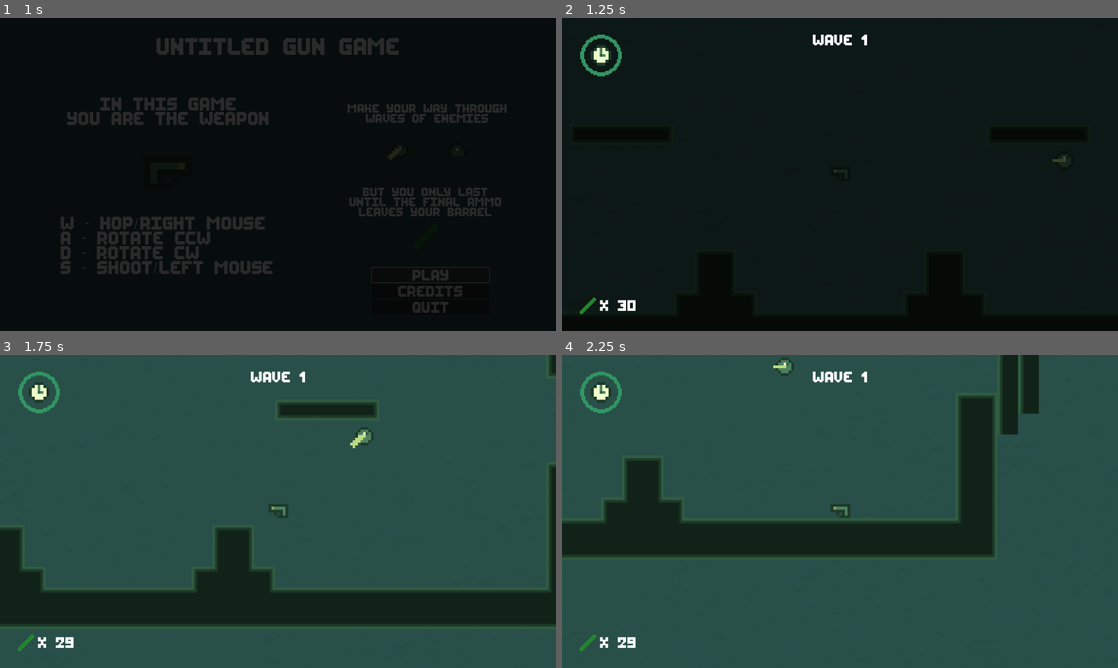
Above: before the commit, frames 1-4 (two rows, left to right).
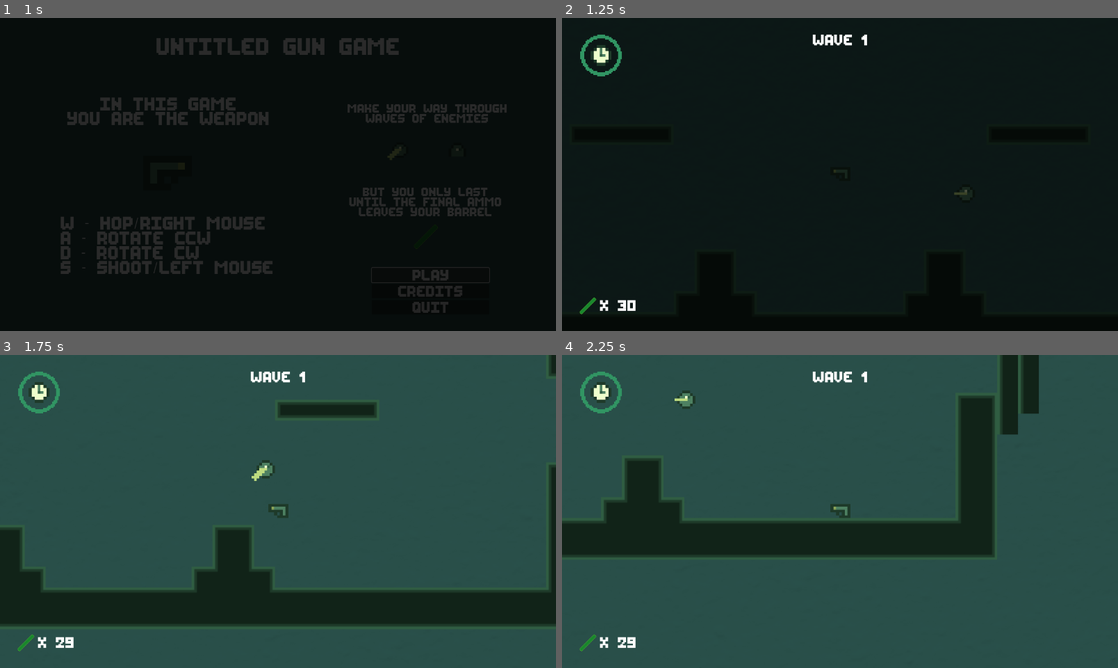
Above: after the commit, the same moments.

Repository: 20akshay00/GMTK2023
Game: Godot game, scene res://menu.tscn
The game is run twice, just before and just after one commit, with the same random seed, the same clock (stepped at 60 frames per second) and the same inputs.
Inputs:
- Up to frame 1 (1 s): click "Play" at 0.5 s
- Up to frame 2 (1.25 s): no input
- Up to frame 3 (1.75 s): tap S (shoot) at 1.35 s; tap W (hop) at 1.52 s
- Up to frame 4 (2.25 s): tap A (rotate_ccw) at 2.1 s

Frame 1 is identical in both runs. In frame 2, less than 0.1% of the frame differs, in the area x 70-91%, y 44-57%; in frame 3, 0.3%, in the area x 45-68%, y 23-41%; in frame 4, 0.3%.

Commit message:
fix wave change bug

Diff:
--- /dev/null
+++ b/Enemies.gd
@@ -0,0 +1,7 @@
+extends Node2D
+
+signal enemies_cleared
+
+func _check_if_empty():
+	if len(get_children()) == 1:
+		enemies_cleared.emit()
--- a/FlyingSpawner.gd
+++ b/FlyingSpawner.gd
@@ -9,7 +9,6 @@
 		var pos : Vector2 = spawners[randi() % spawners.size()].position
 		var enemy = enemy_scene.instantiate()
 		enemy.position = pos
-		add_child(enemy)
 		get_parent().get_node("Enemies").add_child(enemy)
 
 		$Timer.start()
--- a/crawling_enemy.gd
+++ b/crawling_enemy.gd
@@ -17,6 +17,7 @@
 
 func _process(_delta: float) -> void:
 	if health <= 0 and not $GPUParticles2D.emitting and sprite.modulate.a == 0.:
+		get_parent()._check_if_empty()
 		queue_free()
 
 	if dir == -1:
--- a/flying_enemy.gd
+++ b/flying_enemy.gd
@@ -19,6 +19,7 @@
 
 func _process(_delta: float) -> void:
 	if health <= 0 and not $GPUParticles2D.emitting and sprite.modulate.a == 0.:
+		get_parent()._check_if_empty()
 		queue_free()
 
 	if dir == -1:
--- a/gun.gd
+++ b/gun.gd
@@ -3,7 +3,6 @@
 signal ammo_changed
 signal slowmo_started
 signal slowmo_ended
-signal enemy_killed
 
 @export var recoil_strength : float = 1000.
 @export var rotation_strength_low : float = 100.
@@ -44,11 +43,11 @@
 
 		if bullet.is_colliding() and bullet.get_collider().has_method("hit"):
 			var enemy = bullet.get_collider()
+			enemy.hit()
+
 			if enemy.health == 1:
 				Globals.ammo += enemy.ammo_boost
-				enemy_killed.emit()
 				ammo_changed.emit()
-			enemy.hit()
 
 		if Globals.ammo == 0:
 			var tween = get_tree().create_tween()
--- a/level.gd
+++ b/level.gd
@@ -22,8 +22,7 @@
 	$FlyingSpawner.spawn(crawling_enemy)
 
 	var tween = get_tree().create_tween()
-	tween.tween_property($UI/WaveLabel, "text",  str("Wave ", Globals.wave), 2)
+	tween.tween_property($UI/WaveLabel, "text",  str("Wave ", Globals.wave), 1)
 
-func _process(_delta : float):
-	if $Enemies.get_children().size() == 0:
-		generate_wave()
+func _on_enemies_enemies_cleared() -> void:
+	generate_wave()
--- a/level.tscn
+++ b/level.tscn
@@ -6,6 +6,7 @@
 [ext_resource type="Shader" path="res://slowmo.gdshader" id="3_wes4q"]
 [ext_resource type="Script" path="res://SlowMoCanvas.gd" id="4_ky6pg"]
 [ext_resource type="Texture2D" uid="uid://cr67pbagmjvei" path="res://Art/walls_light.png" id="7_8vn1y"]
+[ext_resource type="Script" path="res://Enemies.gd" id="7_n86uk"]
 [ext_resource type="Script" path="res://UI.gd" id="10_8yhhq"]
 [ext_resource type="Texture2D" uid="uid://bvda5t32skqh2" path="res://Art/laser.png" id="10_60igf"]
 [ext_resource type="Texture2D" uid="uid://oyq4xudconm4" path="res://Art/ring.png" id="11_fyyul"]
@@ -256,6 +257,7 @@
 layer_0/tile_data = PackedInt32Array(786432, 65536, 2, 786433, 65536, 2, 786434, 65536, 2, 786435, 65536, 2, 786436, 65 …(7233 unchanged characters)…
 
 [node name="Enemies" type="Node2D" parent="."]
+script = ExtResource("7_n86uk")
 
 [node name="UI" type="CanvasLayer" parent="."]
 script = ExtResource("10_8yhhq")
@@ -384,6 +386,6 @@
 one_shot = true
 
 [connection signal="ammo_changed" from="Gun" to="UI" method="_on_gun_ammo_changed"]
-[connection signal="enemy_killed" from="Gun" to="." method="_on_gun_enemy_killed"]
 [connection signal="slowmo_ended" from="Gun" to="UI" method="_on_gun_slowmo_ended"]
 [connection signal="slowmo_started" from="Gun" to="UI" method="_on_gun_slowmo_started"]
+[connection signal="enemies_cleared" from="Enemies" to="." method="_on_enemies_enemies_cleared"]
Not shown: 1 places in level.tscn that only renumber resources
